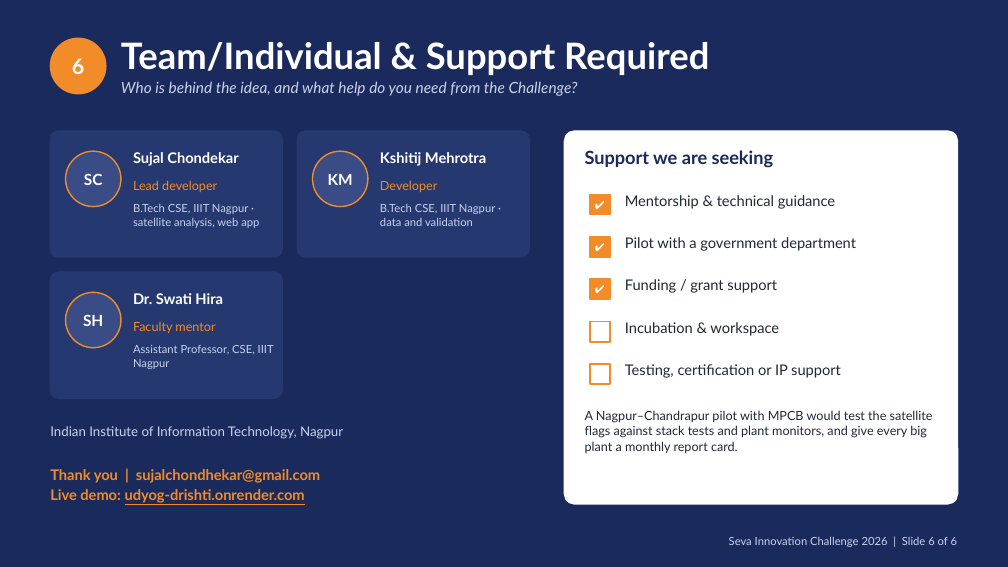
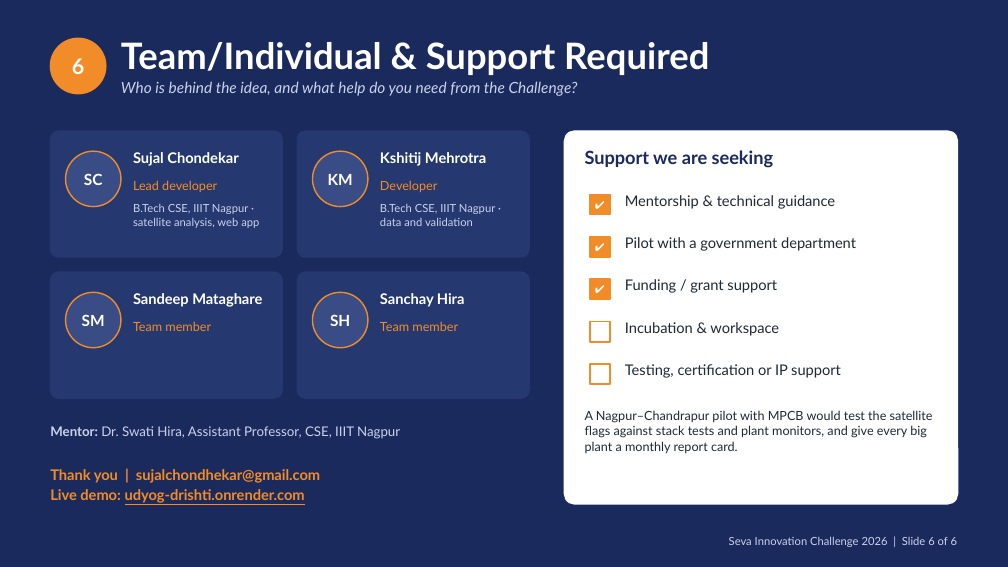
Before and after one commit to sujalappa/udyog-drishti, a slide deck: slide 6 of presentation/Udyog-drishti_AI_Seva_2026.pptx. Drawn at 1008x567 pixels with LibreOffice and Linux fonts; fonts in the diff are those of the drawing. Boxes give left, top, right and bottom in pixels: in the first picture for what was removed or moved away, otherwise in the second. Text is boxed around its words. In the diff, an @@ line names an element or a change of style, - is before the commit and + after.

```diff
--- a/presentation/Udyog-drishti_AI_Seva_2026.pptx
+++ b/presentation/Udyog-drishti_AI_Seva_2026.pptx
@@ text at (133,293,262,307): text changed @@
-Dr. Swati Hira
+Sandeep Mataghare
@@ rounded rectangle added at (297,272,529,398), fill #253870, outline #253870 1 pt @@
@@ ellipse added at (312,292,368,348), fill #3A4C85, outline #F28C28 1 pt @@
@@ text added at (380,293,465,307), 10.5 pt, text #FFFFFF, bold @@
+Sanchay Hira
@@ text at (82,314,105,326): text changed @@
-SH
+SM
@@ text at (133,321,211,331): text changed @@
-Faculty mentor
+Team member
@@ text added at (330,314,350,326), 11 pt, text #FFFFFF, bold @@
+SH
@@ text added at (380,321,458,331), 9 pt, text #F28C28 @@
+Team member
@@ text removed at (133,345,274,369) @@
-Assistant Professor, CSE, IIIT Nagpur
@@ text at (50,426,400,439): text changed @@
-Indian Institute of Information Technology, Nagpur
+Mentor: Dr. Swati Hira, Assistant Professor, CSE, IIIT Nagpur
```
Also in this commit, not shown: 1 other slide changed, 2 other files.
